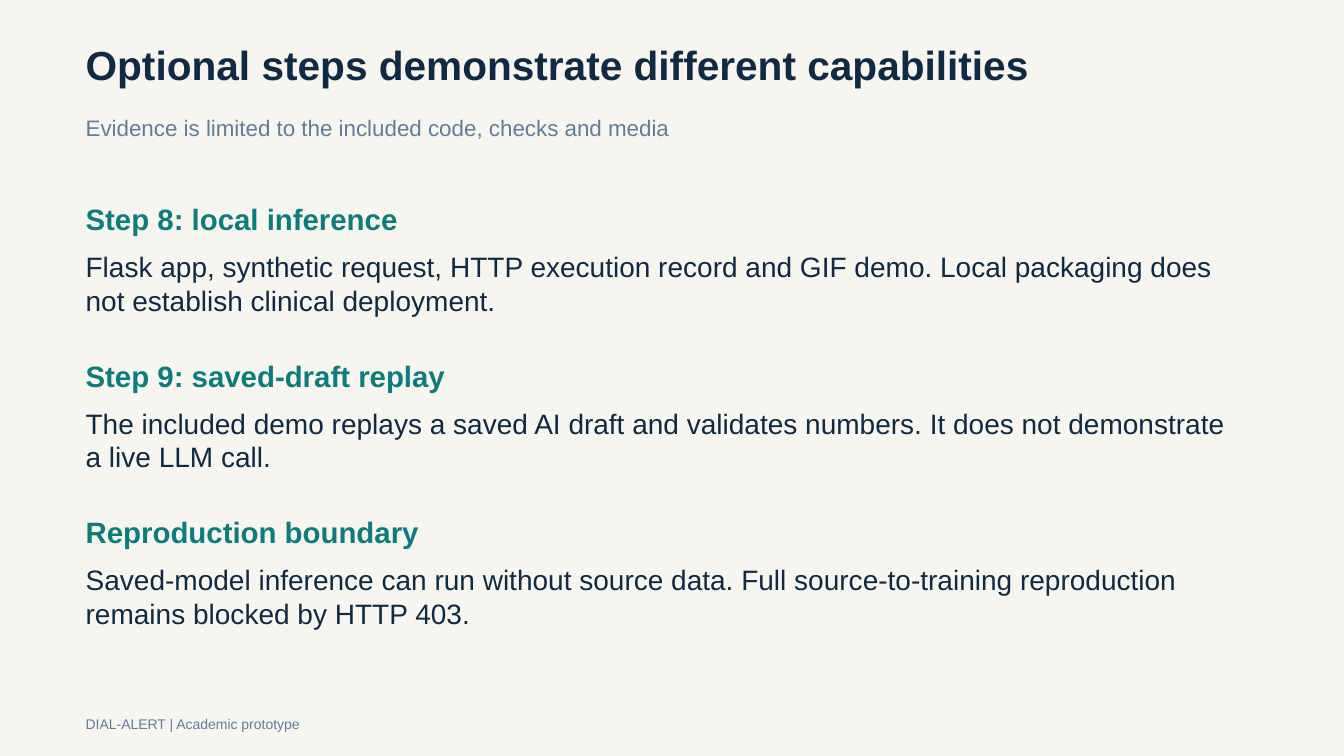
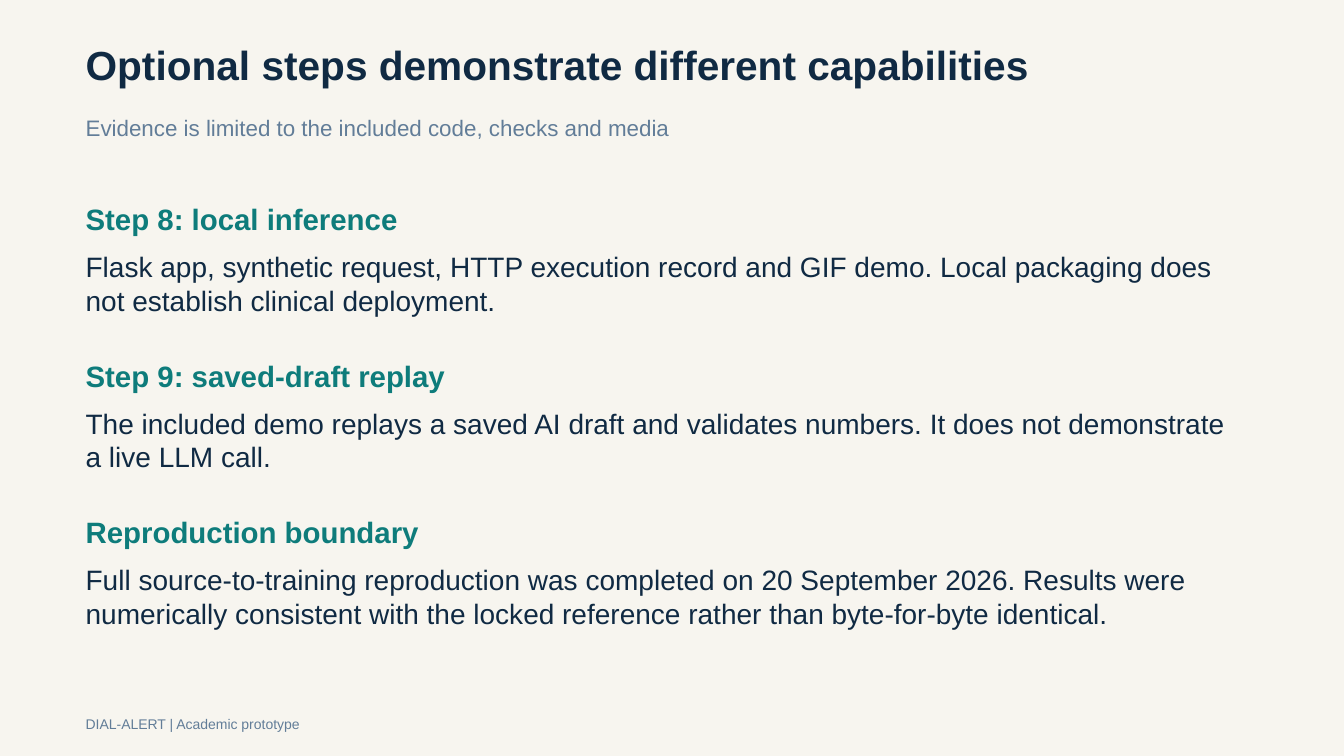
Before and after one commit to guillanofg/DIAL-ALERT, a slide deck: slide 14 of reports/Franklin_Guillano_DIAL_ALERT_Technical_Presentation.pptx. Drawn at 1344x756 pixels with LibreOffice and Linux fonts; fonts in the diff are those of the drawing. Boxes give left, top, right and bottom in pixels: in the first picture for what was removed or moved away, otherwise in the second. Text is boxed around its words. In the diff, an @@ line names an element or a change of style, - is before the commit and + after.

```diff
--- a/reports/Franklin_Guillano_DIAL_ALERT_Technical_Presentation.pptx
+++ b/reports/Franklin_Guillano_DIAL_ALERT_Technical_Presentation.pptx
@@ text at [86,569,1185,629]: text changed @@
-Saved-model inference can run without source data. Full source-to-training reproduction remains blocked by HTTP 403.
+Full source-to-training reproduction was completed on 20 September 2026. Results were numerically consistent with the locked reference rather than byte-for-byte identical.
```
Also in this commit, not shown: 1 other slide changed, 1 other file.
